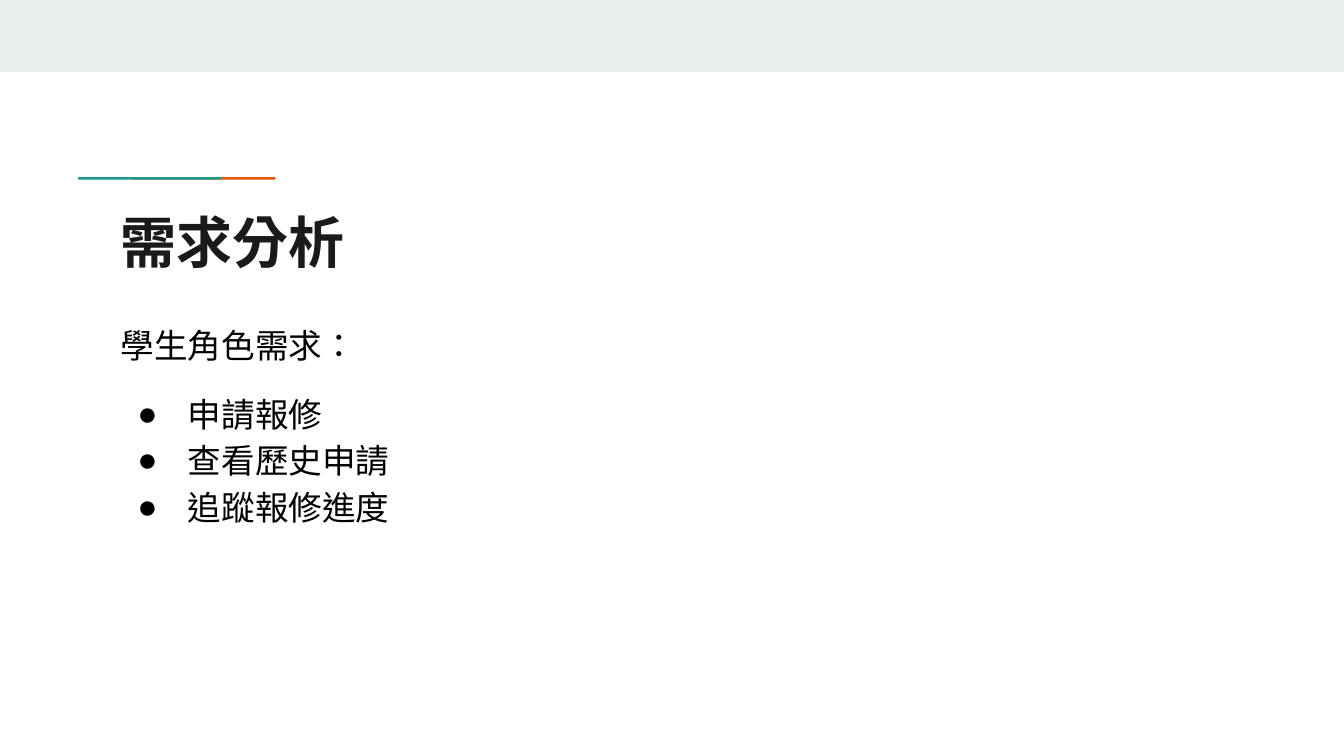
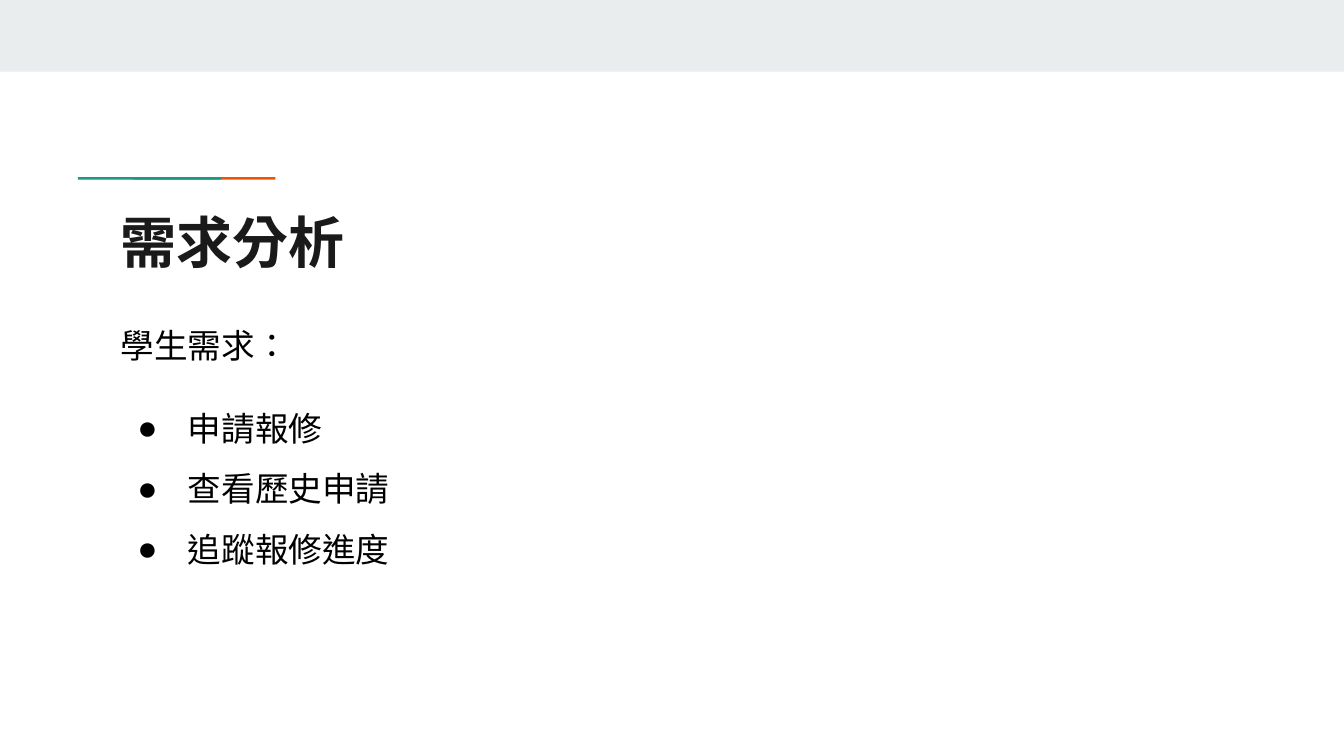
Before and after one commit to 2111518/Dormitory-repair-management-system, a slide deck: slide 4 of 期末報告.pptx. Drawn at 1344x756 pixels with LibreOffice and Linux fonts; fonts in the diff are those of the drawing. Boxes give left, top, right and bottom in pixels: in the first picture for what was removed or moved away, otherwise in the second. Text is boxed around its words. In the diff, an @@ line names an element or a change of style, - is before the commit and + after.

```diff
--- a/期末報告.pptx
+++ b/期末報告.pptx
@@ text at (121,329,289,361): text changed @@
-學生角色需求：
+學生需求：
@@ text at (188,412,390,565): line spacing 1.15 to 1.5 @@
```
Also in this commit, not shown: 10 other slides changed, 2 slides added, 1 slide removed.
